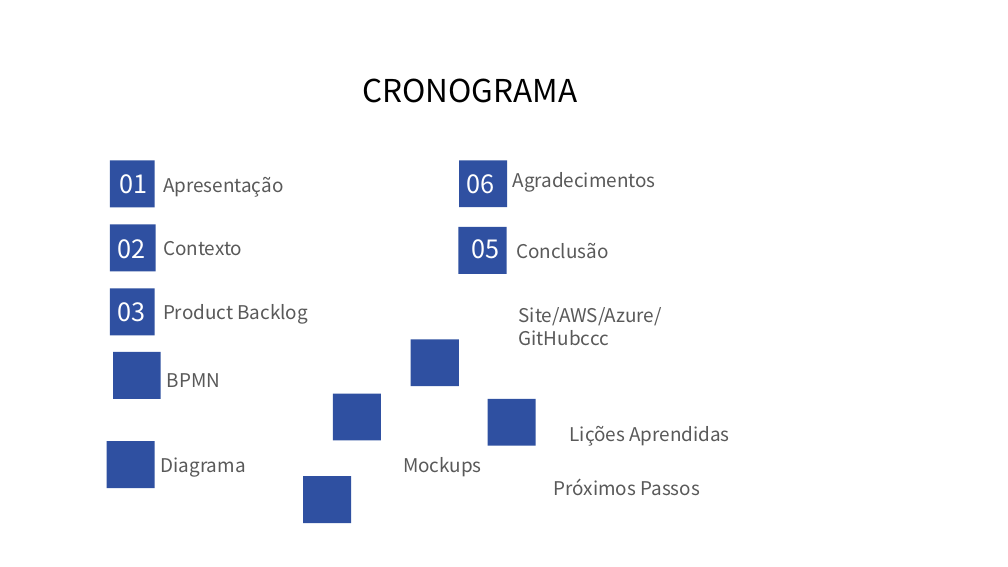
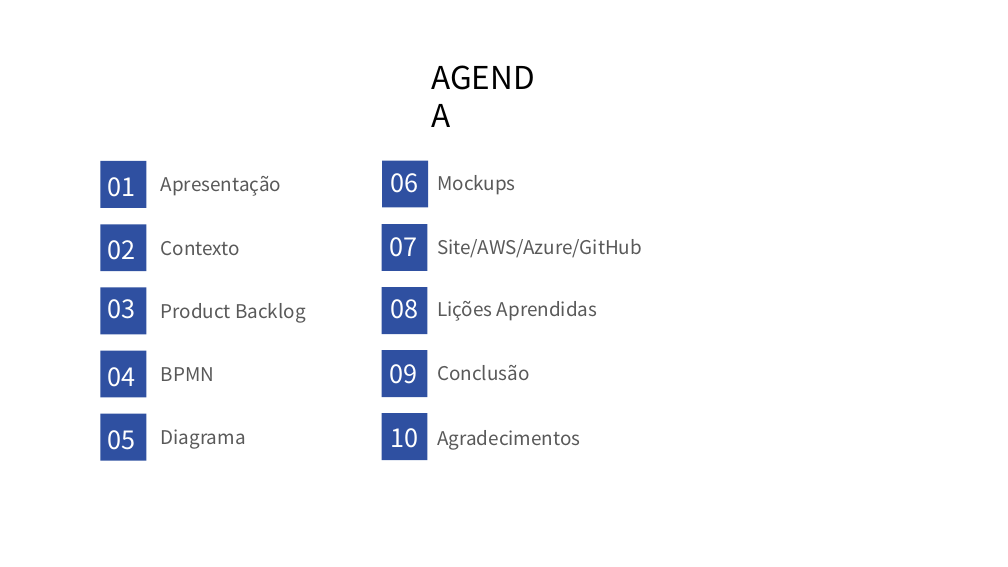
Before and after one commit to 2ADSC-Grupo9-HSO/Documentacao, a slide deck: slide 3 of HSOsprint2.pptx. Drawn at 1008x567 pixels with LibreOffice and Linux fonts; fonts in the diff are those of the drawing. Boxes give left, top, right and bottom in pixels: in the first picture for what was removed or moved away, otherwise in the second. Text is boxed around its words. In the diff, an @@ line names an element or a change of style, - is before the commit and + after.

```diff
--- a/HSOsprint2.pptx
+++ b/HSOsprint2.pptx
@@ text at <box>362,78,577,103</box>: text changed @@
-CRONOGRAMA
+AGENDA
@@ rectangle: place and size @@
-rectangle at <box>110,225,156,271</box>
+rectangle at <box>101,161,147,208</box>
@@ text "01": place and size @@
-text "01" at <box>120,174,148,194</box>
+text "01" at <box>108,177,136,197</box>
@@ text "06": place and size @@
-text "06" at <box>467,174,495,194</box>
+text "06" at <box>391,173,419,193</box>
@@ rectangle: place and size @@
-rectangle at <box>459,160,507,207</box>
+rectangle at <box>383,160,429,207</box>
@@ text "Mockups": place and size @@
-text "Mockups" at <box>403,457,482,477</box>
+text "Mockups" at <box>437,175,516,195</box>
@@ text "02": place and size @@
-text "02" at <box>117,239,145,259</box>
+text "02" at <box>108,240,136,260</box>
@@ rectangle: place and size @@
-rectangle at <box>110,160,154,207</box>
+rectangle at <box>101,225,147,271</box>
@@ rectangle: place and size @@
-rectangle at <box>458,227,507,274</box>
+rectangle at <box>382,224,428,271</box>
@@ text added at <box>390,237,418,257</box>, 24 pt, text #FFFFFF @@
+07
@@ text at <box>437,239,642,258</box>: text changed @@
-Site/AWS/Azure/GitHubccc
+Site/AWS/Azure/GitHub
@@ text "03": place and size @@
-text "03" at <box>117,302,145,322</box>
+text "03" at <box>108,299,136,319</box>
@@ rectangle: place and size @@
-rectangle at <box>110,288,154,335</box>
+rectangle at <box>101,287,147,334</box>
@@ rectangle: place and size @@
-rectangle at <box>488,399,536,446</box>
+rectangle at <box>382,287,428,334</box>
@@ text added at <box>391,299,419,319</box>, 24 pt, text #FFFFFF @@
+08
@@ text "Lições Aprendidas": place and size @@
-text "Lições Aprendidas" at <box>570,426,729,446</box>
+text "Lições Aprendidas" at <box>437,301,597,321</box>
@@ rectangle: place and size @@
-rectangle at <box>113,352,161,399</box>
+rectangle at <box>101,351,147,398</box>
@@ rectangle: place and size @@
-rectangle at <box>411,340,459,386</box>
+rectangle at <box>382,350,428,397</box>
@@ text added at <box>108,367,136,387</box>, 24 pt, text #FFFFFF @@
+04
@@ text "BPMN": place and size @@
-text "BPMN" at <box>167,373,220,387</box>
+text "BPMN" at <box>161,367,214,381</box>
@@ text added at <box>390,364,418,384</box>, 24 pt, text #FFFFFF @@
+09
@@ text "Conclusão": place and size @@
-text "Conclusão" at <box>516,243,608,258</box>
+text "Conclusão" at <box>437,365,529,380</box>
@@ rectangle: place and size @@
-rectangle at <box>107,442,155,488</box>
+rectangle at <box>101,414,147,461</box>
@@ rectangle: place and size @@
-rectangle at <box>333,394,381,441</box>
+rectangle at <box>382,414,428,461</box>
@@ text "05": place and size @@
-text "05" at <box>472,239,500,259</box>
+text "05" at <box>108,430,136,450</box>
@@ text "Diagrama": place and size @@
-text "Diagrama" at <box>161,457,246,477</box>
+text "Diagrama" at <box>161,429,246,449</box>
@@ text added at <box>391,428,419,448</box>, 24 pt, text #FFFFFF @@
+10
@@ text "Agradecimentos": place and size @@
-text "Agradecimentos" at <box>513,172,656,192</box>
+text "Agradecimentos" at <box>437,430,580,450</box>
@@ rectangle removed at <box>303,476,352,523</box> @@
@@ text removed at <box>554,479,700,495</box> @@
-Próximos Passos
```
Also in this commit, not shown: 3 slides added, 2 slides removed.
